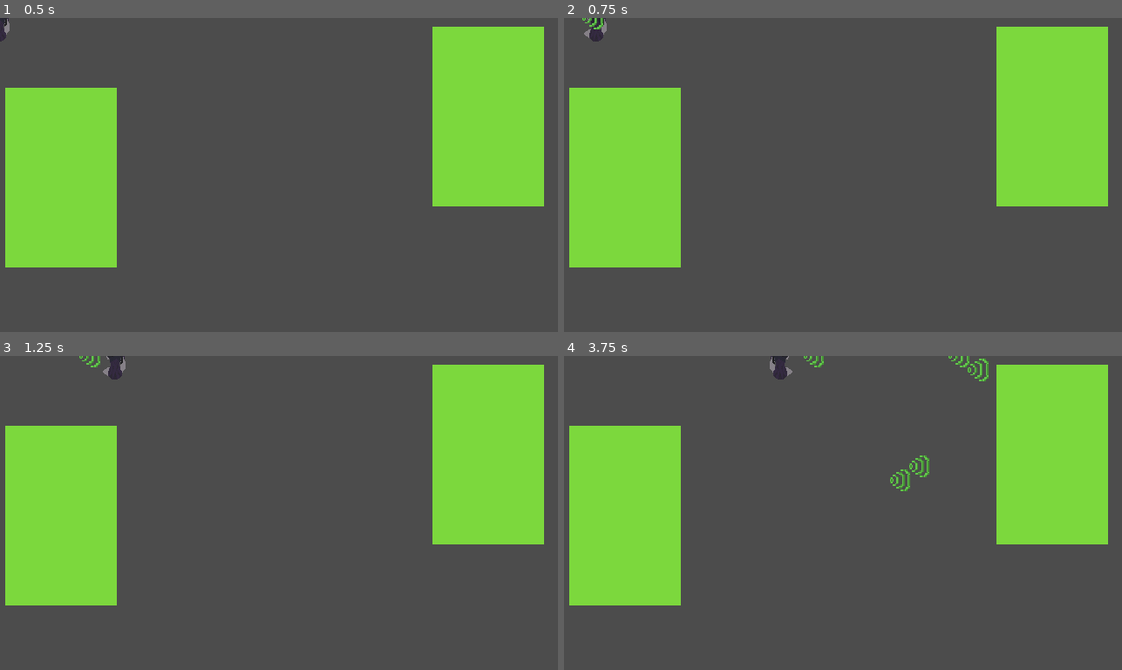
Above: before the commit, frames 1-4 (two rows, left to right).
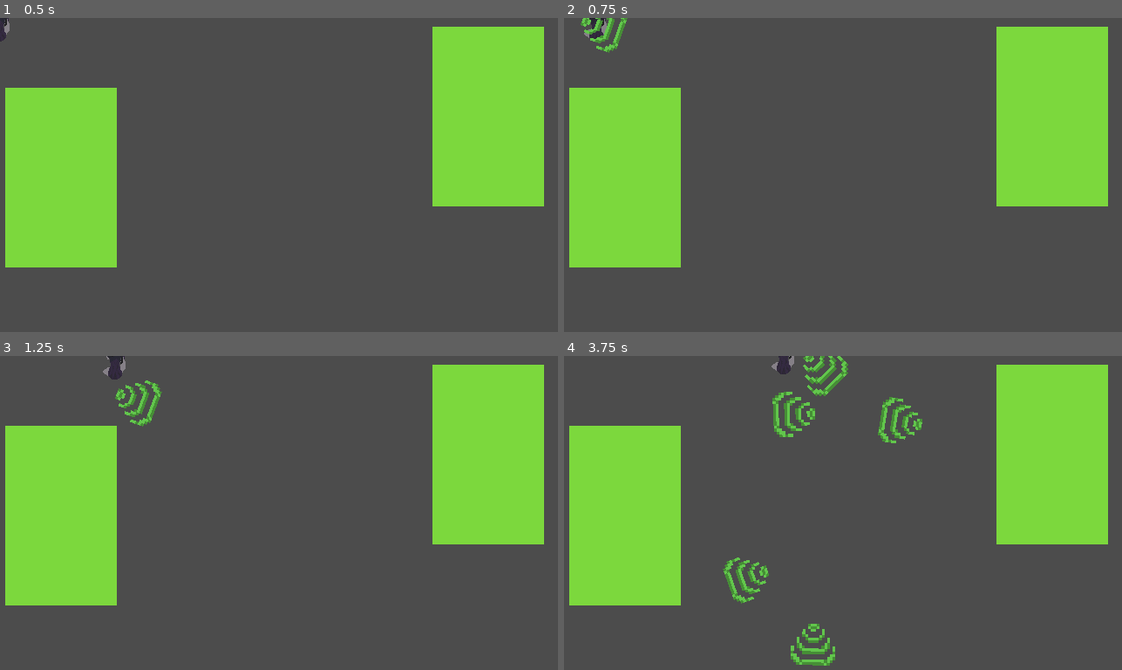
Above: after the commit, the same moments.

Repository: chrisdaly3/LOTUS_game
Game: Godot game, scene res://src/Main.tscn
The game is run twice, just before and just after one commit, with the same random seed, the same clock (stepped at 60 frames per second) and the same inputs.
Inputs (mouse positions are in pixels of both pictures, inside the frame that each line leads up to):
- Up to frame 1 (0.5 s): no input
- Up to frame 2 (0.75 s): tap Enter at 0.5 s; move the mouse to (965, 159) at 0.52 s; hold D (walk_right) from 0.53 s (still down); click (965, 159) at 0.6 s
- Up to frame 3 (1.25 s): keep holding D (walk_right)
- Up to frame 4 (3.75 s): move the mouse to (731, 528) at 1.27 s; release D (walk_right) at 1.28 s; hold S (walk_down) 1.28-2.03 s; click (731, 528) at 1.35 s; move the mouse to (898, 443) at 2.02 s; hold D (walk_right) 2.03-2.78 s; click (898, 443) at 2.1 s; move the mouse to (815, 575) at 2.77 s; hold W (walk_up) 2.78-3.53 s; click (815, 575) at 2.85 s; move the mouse to (1010, 560) at 3.52 s; hold A (walk_left) from 3.53 s (still down); click (1010, 560) at 3.6 s

Frame 1 is identical in both runs. In frame 2, 0.4% of the frame differs, in the area x 2-12%, y 0-12%; in frame 3, 0.5%; in frame 4, 2.8%, in the area x 28-77%, y 0-99%.

Commit message:
Implements Aim-by-Mouse Mechanic for Sonar

Diff:
--- a/src/Characters/Player.gd
+++ b/src/Characters/Player.gd
@@ -1,22 +1,16 @@
-extends Area2D
+extends KinematicBody2D
 
 var speed = 95
-var screen_size
+var velocity = Vector2()
+var sonar = preload("res://src/Player_Tools/Sonar.tscn")
 
-# sends var to inspector for use:
-export(PackedScene) var echo
-
-# gets size of screen, and hides character until ready for use.
-func _ready():
-	screen_size = get_viewport_rect().size
-	# hide()
-# Called every frame. 'delta' is the elapsed time since the previous frame.
-func _process(delta):
-	var velocity = Vector2.ZERO #set player's starting movement vector
+func user_input():
+	# accepts user input to move throughout the level
+	velocity = Vector2()
+	if Input.is_action_pressed("walk_left"):
+		velocity.x -= 1
 	if Input.is_action_pressed("walk_right"):
 		velocity.x += 1
-	if Input.is_action_pressed("walk_left"):
-		velocity.x -= 1
 	if Input.is_action_pressed("walk_down"):
 		velocity.y += 1
 	if Input.is_action_pressed("walk_up"):
@@ -28,18 +22,16 @@
 	else:
 		$AnimatedSprite.stop()
 
-	# update player position with animations
-	position += velocity * delta
-	position.x = clamp(position.x, 0, screen_size.x)
-	position.y = clamp(position.y, 0, screen_size.y)
+func _process(delta):
+	user_shout()
+	$Aimer.rotation = get_angle_to(get_global_mouse_position())
 
-	#flip character image depending on direction (left or right)
-	$AnimatedSprite.flip_h = velocity.x < 0
+func _physics_process(delta):
+	user_input()
+	velocity = move_and_slide(velocity)
 
+func user_shout():
 	if Input.is_action_just_pressed("shout"):
-		shout()
-
-func shout():
-	var e = echo.instance()
-	owner.add_child(e)
-	e.transform = global_transform
+		var sonar_instance = sonar.instance()
+		sonar_instance.start($Aimer.global_position, $Aimer.rotation)
+		owner.add_child(sonar_instance)
--- a/src/Characters/Player.tscn
+++ b/src/Characters/Player.tscn
@@ -1,106 +1,110 @@
-[gd_scene load_steps=25 format=2]
+[gd_scene load_steps=24 format=2]
 
 [ext_resource path="res://assets/Imports/players/idle.png" type="Texture" id=1]
 [ext_resource path="res://assets/Imports/players/death.png" type="Texture" id=2]
 [ext_resource path="res://assets/Imports/players/hit2.png" type="Texture" id=3]
 [ext_resource path="res://src/Characters/Player.gd" type="Script" id=4]
-[ext_resource path="res://src/Player_Tools/Sonar.tscn" type="PackedScene" id=6]
 
-[sub_resource type="AtlasTexture" id=1]
+[sub_resource type="AtlasTexture" id=5]
 atlas = ExtResource( 2 )
 region = Rect2( 0, 0, 192, 192 )
 
-[sub_resource type="AtlasTexture" id=2]
+[sub_resource type="AtlasTexture" id=6]
 atlas = ExtResource( 2 )
 region = Rect2( 192, 0, 192, 192 )
 
-[sub_resource type="AtlasTexture" id=3]
+[sub_resource type="AtlasTexture" id=7]
 atlas = ExtResource( 2 )
 region = Rect2( 384, 0, 192, 192 )
 
-[sub_resource type="AtlasTexture" id=4]
+[sub_resource type="AtlasTexture" id=8]
 atlas = ExtResource( 2 )
 region = Rect2( 576, 0, 192, 192 )
 
-[sub_resource type="AtlasTexture" id=5]
+[sub_resource type="AtlasTexture" id=9]
 atlas = ExtResource( 2 )
 region = Rect2( 768, 0, 192, 192 )
 
-[sub_resource type="AtlasTexture" id=6]
+[sub_resource type="AtlasTexture" id=10]
 atlas = ExtResource( 2 )
 region = Rect2( 960, 0, 192, 192 )
 
-[sub_resource type="AtlasTexture" id=7]
+[sub_resource type="AtlasTexture" id=11]
 atlas = ExtResource( 2 )
 region = Rect2( 1152, 0, 192, 192 )
 
-[sub_resource type="AtlasTexture" id=8]
+[sub_resource type="AtlasTexture" id=12]
 atlas = ExtResource( 2 )
 region = Rect2( 1344, 0, 192, 192 )
 
-[sub_resource type="AtlasTexture" id=9]
+[sub_resource type="AtlasTexture" id=13]
 atlas = ExtResource( 2 )
 region = Rect2( 1536, 0, 192, 192 )
 
-[sub_resource type="AtlasTexture" id=10]
+[sub_resource type="AtlasTexture" id=14]
 atlas = ExtResource( 2 )
 region = Rect2( 1728, 0, 192, 192 )
 
-[sub_resource type="AtlasTexture" id=11]
+[sub_resource type="AtlasTexture" id=15]
 atlas = ExtResource( 2 )
 region = Rect2( 1920, 0, 192, 192 )
 
-[sub_resource type="AtlasTexture" id=12]
+[sub_resource type="AtlasTexture" id=16]
 atlas = ExtResource( 2 )
 region = Rect2( 2112, 0, 192, 192 )
 
-[sub_resource type="AtlasTexture" id=13]
+[sub_resource type="AtlasTexture" id=17]
 atlas = ExtResource( 2 )
 region = Rect2( 2304, 0, 192, 192 )
 
-[sub_resource type="AtlasTexture" id=14]
+[sub_resource type="AtlasTexture" id=18]
 atlas = ExtResource( 2 )
 region = Rect2( 2496, 0, 192, 192 )
 
-[sub_resource type="AtlasTexture" id=15]
+[sub_resource type="AtlasTexture" id=1]
 atlas = ExtResource( 1 )
 region = Rect2( 0, 0, 192, 192 )
 
-[sub_resource type="AtlasTexture" id=16]
+[sub_resource type="AtlasTexture" id=2]
 atlas = ExtResource( 1 )
 region = Rect2( 192, 0, 192, 192 )
 
-[sub_resource type="AtlasTexture" id=17]
+[sub_resource type="AtlasTexture" id=3]
 atlas = ExtResource( 1 )
 region = Rect2( 384, 0, 192, 192 )
 
-[sub_resource type="SpriteFrames" id=18]
+[sub_resource type="SpriteFrames" id=4]
 animations = [ {
-"frames": [ SubResource( 1 ), ExtResource( 3 ), SubResource( 2 ), ExtResource( 3 ), SubResource( 3 ), ExtResource( 3 ), SubResource( 4 ), SubResource( 5 ), SubResource( 6 ), SubResource( 7 ), SubResource( 8 ), SubResource( 9 ), SubResource( 10 ), SubResource( 11 ), SubResource( 12 ), SubResource( 13 ), SubResource( 14 ) ],
+"frames": [ SubResource( 5 ), ExtResource( 3 ), SubResource( 6 ), ExtResource( 3 ), SubResource( 7 ), SubResource( 8 ), SubResource( 9 ), SubResource( 10 ), SubResource( 11 ), SubResource( 12 ), SubResource( 13 ), SubResource( 14 ), SubResource( 15 ), SubResource( 16 ), SubResource( 17 ), SubResource( 18 ) ],
 "loop": true,
 "name": "death",
 "speed": 5.0
 }, {
-"frames": [ SubResource( 15 ), SubResource( 16 ), SubResource( 17 ) ],
+"frames": [ SubResource( 1 ), SubResource( 2 ), SubResource( 3 ) ],
 "loop": true,
 "name": "walk",
 "speed": 5.0
 } ]
 
 [sub_resource type="CapsuleShape2D" id=19]
-height = 28.0
+radius = 6.0
+height = 12.0
 
-[node name="Player" type="Area2D"]
-scale = Vector2( 0.5, 0.5 )
+[node name="Player" type="KinematicBody2D"]
+collision_mask = 12
 script = ExtResource( 4 )
-echo = ExtResource( 6 )
+__meta__ = {
+"_edit_group_": true
+}
 
 [node name="AnimatedSprite" type="AnimatedSprite" parent="."]
-frames = SubResource( 18 )
+scale = Vector2( 0.5, 0.5 )
+frames = SubResource( 4 )
 animation = "walk"
 frame = 2
-playing = true
 
 [node name="CollisionShape2D" type="CollisionShape2D" parent="."]
-position = Vector2( 0, 4 )
+position = Vector2( -1, 2 )
 shape = SubResource( 19 )
+
+[node name="Aimer" type="Position2D" parent="."]
--- a/src/Main.tscn
+++ b/src/Main.tscn
@@ -8,7 +8,6 @@
 [node name="Main" type="Node2D"]
 
 [node name="Player" parent="." instance=ExtResource( 2 )]
-collision_mask = 4
 
 [node name="testwall1" type="StaticBody2D" parent="."]
 collision_layer = 4
--- a/src/Player_Tools/Sonar.gd
+++ b/src/Player_Tools/Sonar.gd
@@ -1,8 +1,12 @@
 extends KinematicBody2D
 
-var speed = 70
+var speed = 120
+var velocity = Vector2()
 
-var velocity = Vector2(speed,0)
+func start(pos, dir):
+	rotation = dir
+	position = pos
+	velocity = Vector2(speed, 0).rotated(rotation)
 
 func _physics_process(delta):
 	var collision = move_and_collide(velocity * delta)
